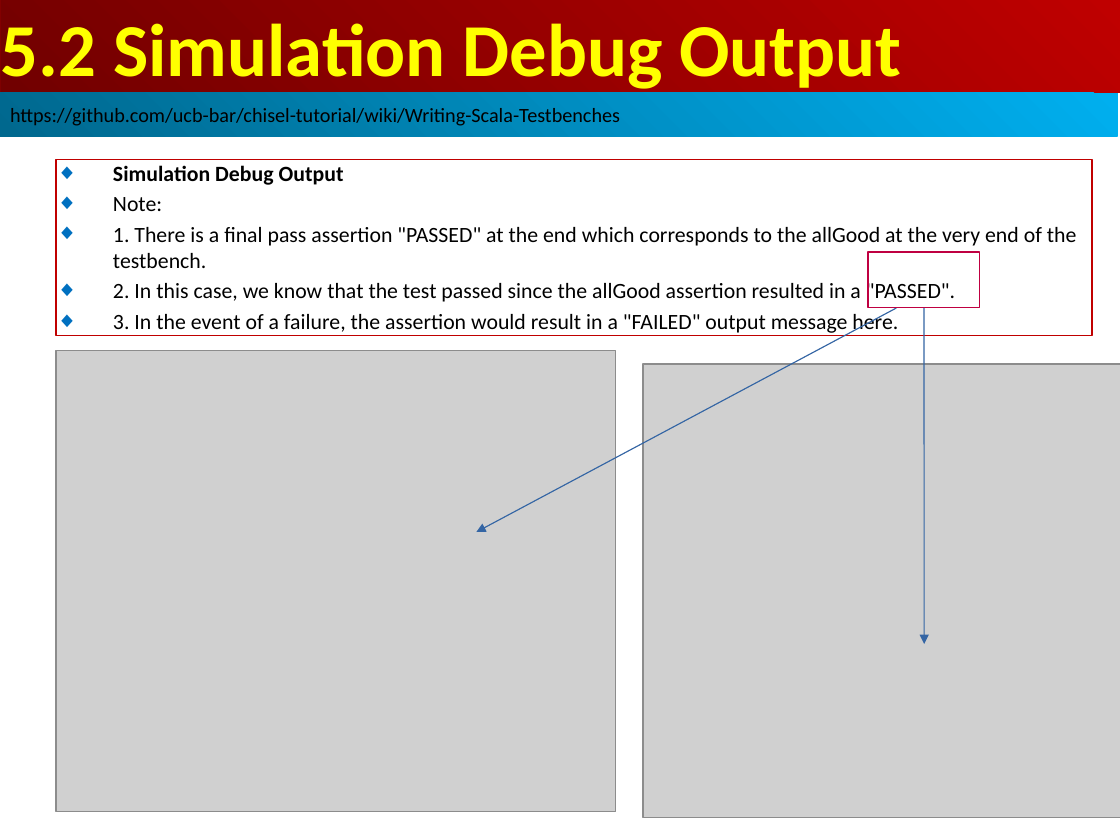
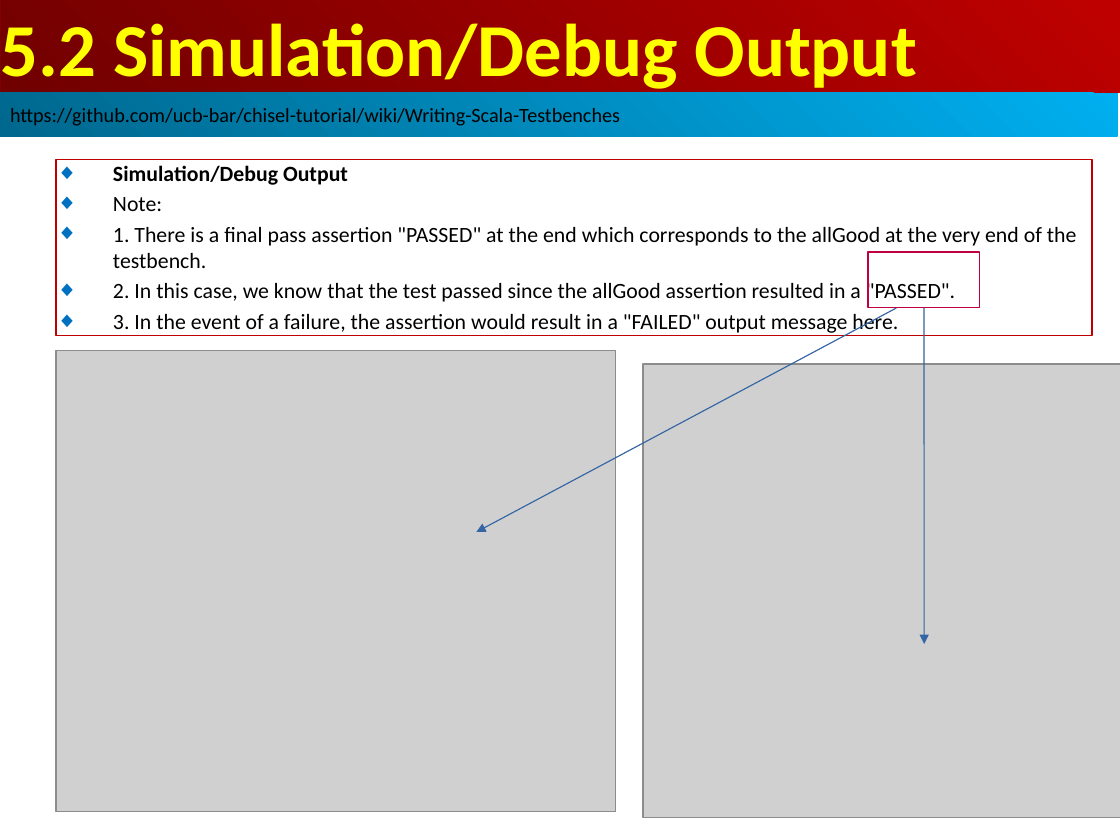
Before and after one commit to peterhchen/AIU_CS800_Chisel, a slide deck: slide 14 of 700_Dev_Guide/005_Testbench/000_Video/005_Testbench.ppt (slide 13 before the commit). Drawn at 1120x840 pixels with LibreOffice and Linux fonts; fonts in the diff are those of the drawing; grey boxes stand for pictures. Boxes give left, top, right and bottom in pixels: in the first picture for what was removed or moved away, otherwise in the second. Text is boxed around its words. In the diff, an @@ line names an element or a change of style, - is before the commit and + after.

Commit message:
Testbench
Topics:
1. Scala Testbench Example: ByteSelector.scala Example
2. Simulation and Debug Output
3. General Testbench:
3.1 Use Poke to set inputs
3.2 Use step to move time step
3.3 Use expect to check expected value
3.4 Loop 3.1 to 3.3 for all cases
3.5 For sequential circuit, we need to delay time period for the output.
4. Max2 Testbench: How to implement the problem UC Berkeley class assignment to final solution.
5. Scala Testbench limitation: SBT (Scala Build Tool) infrastructure is slow. For complicate case testcase, we need to write testcase with C++ and Verilog directly.

```diff
--- a/700_Dev_Guide/005_Testbench/000_Video/005_Testbench.ppt
+++ b/700_Dev_Guide/005_Testbench/000_Video/005_Testbench.ppt
@@ text in rectangle at <box>1,23,917,93</box>: text changed @@
-5.2 Simulation Debug Output
+5.2 Simulation/Debug Output
@@ text in rectangle at <box>113,165,348,185</box>: text changed @@
-◆ Simulation Debug Output
+◆ Simulation/Debug Output
```
Also in this commit, not shown: 3 other slides changed, 1 slide added.
